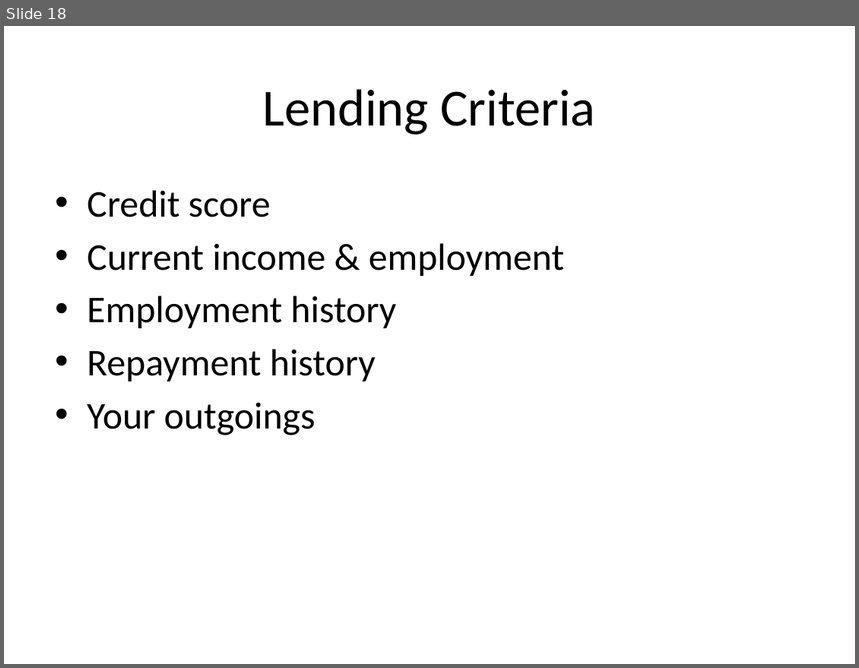
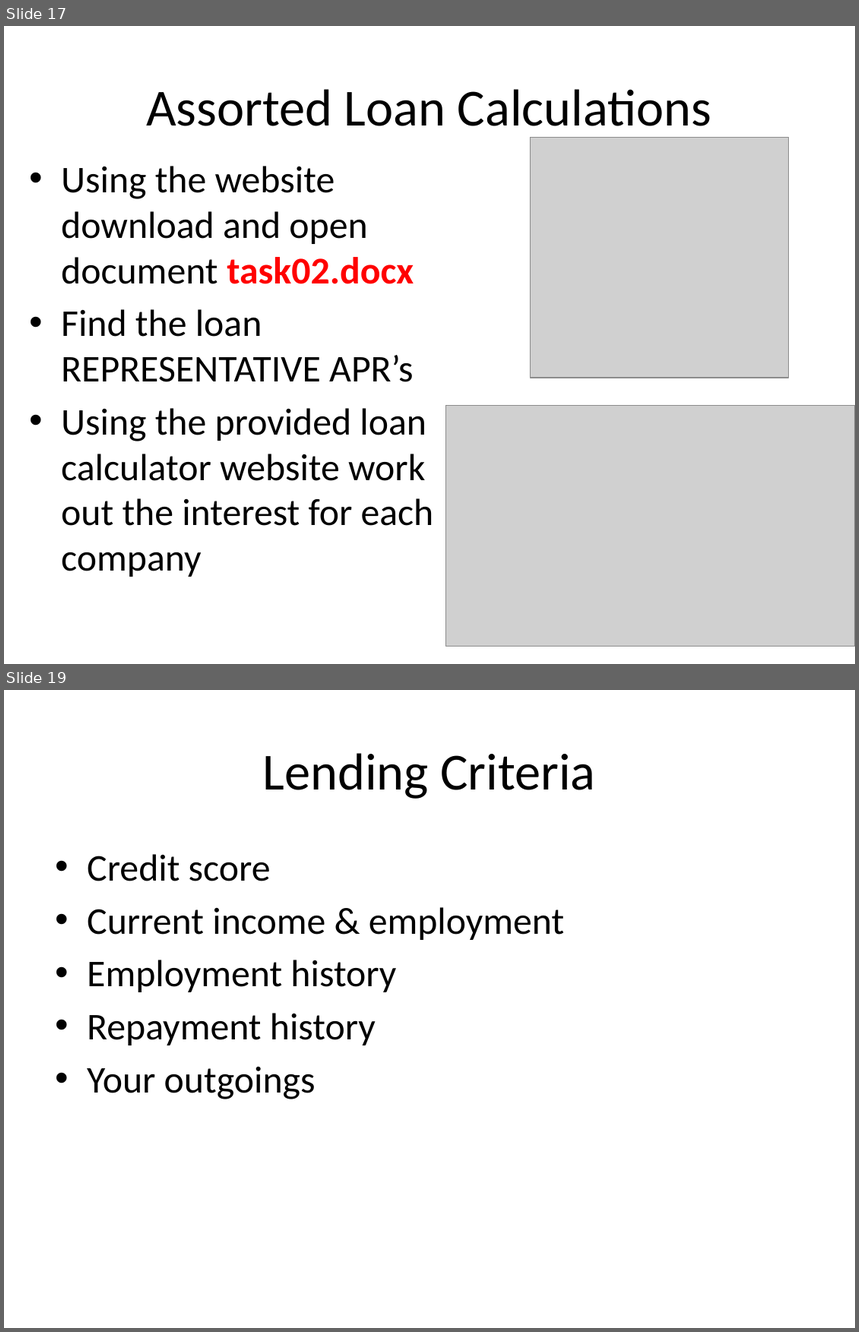
Before and after one commit to paulcockram7/paulcockram7.github.io, a slide deck: 15finance/04 loans.pptx. Shown one above the other, each under a label of ours: slide 18 before the commit, slides 17 and 19 after it; the slides between them are not shown. The pictures are 859x668 and 859x1332 pixels, drawn with LibreOffice and Linux fonts; fonts in the diff are those of the drawing; grey boxes stand for pictures. Boxes give left, top, right and bottom in pixels: in the first picture for what was removed or moved away, otherwise in the second. Text is boxed around its words. In the diff, an @@ line names an element or a change of style, - is before the commit and + after.

```diff
--- a/15finance/04 loans.pptx
+++ b/15finance/04 loans.pptx
@@ slide 17 added at [4, 26, 855, 664], background #FFFFFF @@
@@ title added at [146, 89, 712, 138], 44 pt, text #000000 @@
+Assorted Loan Calculations
@@ picture added at [530, 138, 789, 379] @@
@@ text added at [61, 166, 434, 577], 32 pt, text #000000 @@
+• Using the website download and open document task02.docx
+• Find the loan REPRESENTATIVE APR’s
+• Using the provided loan calculator website work out the interest for each company
@@ picture added at [446, 406, 855, 646] @@
@@ what was slide 18 is now slide 19 @@
```
Also in this commit, not shown: 2 slides changed, 8 other files.
